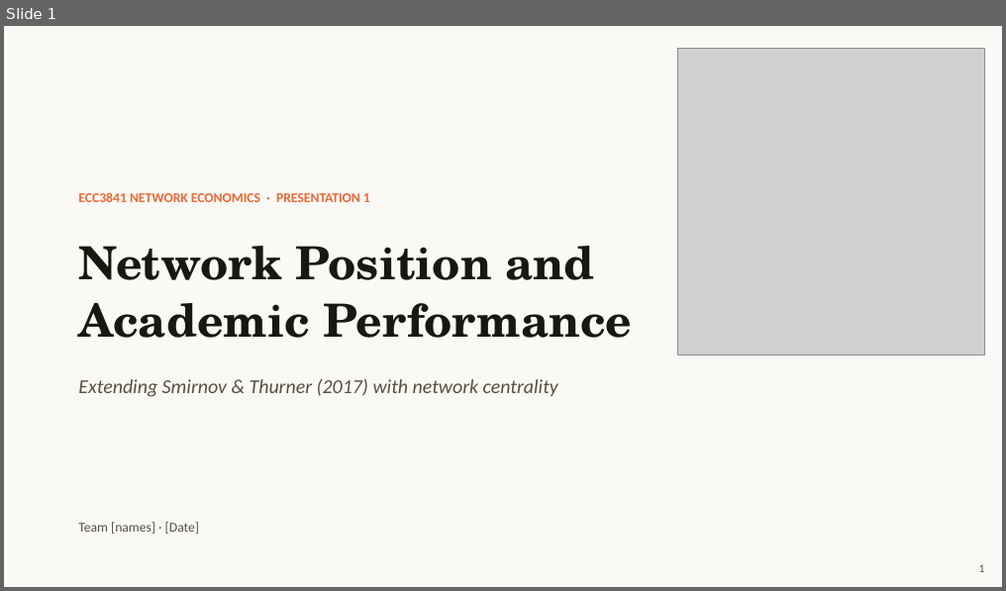
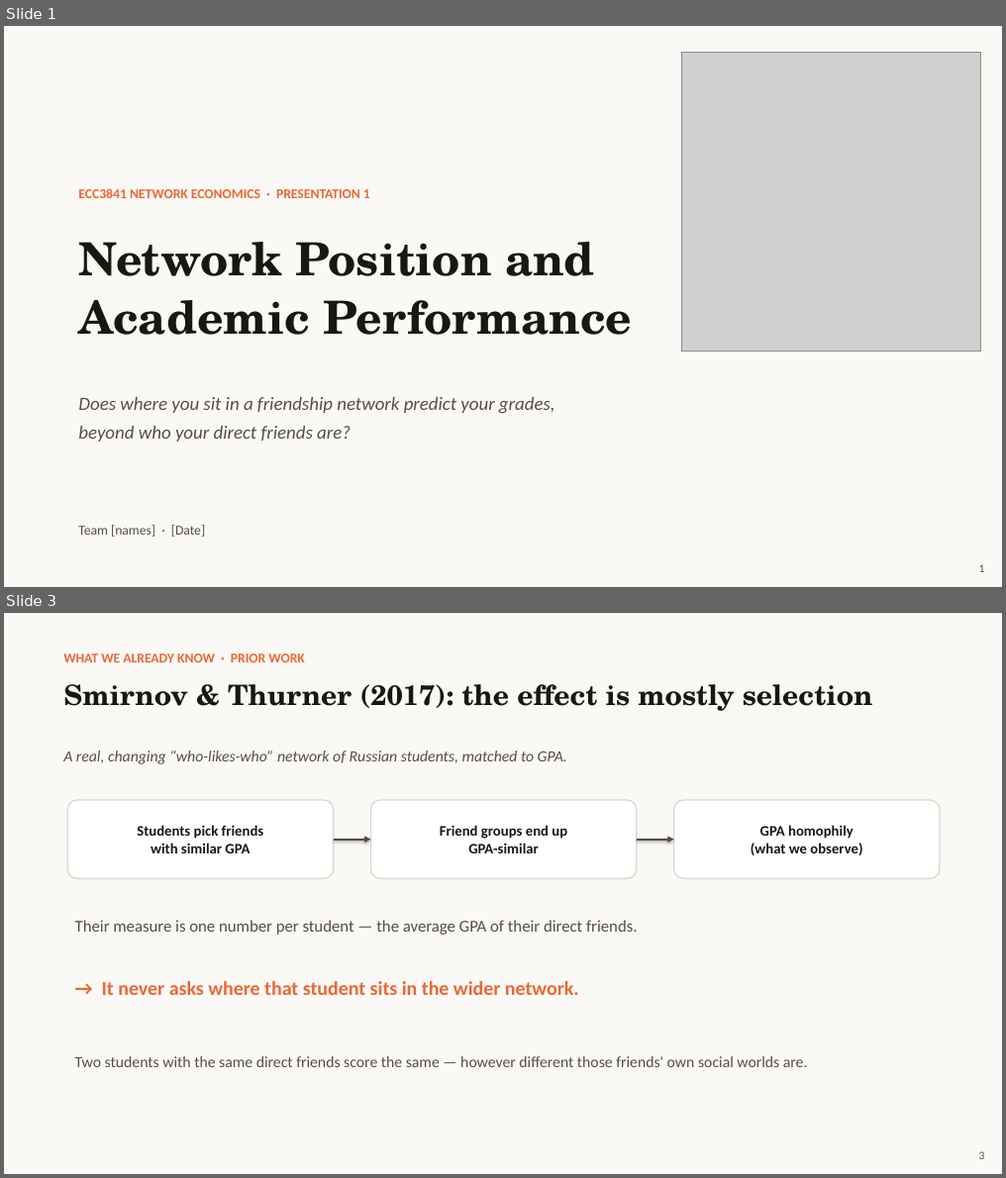
Before and after one commit to TingyingHuang/ECC3841-network-position-and-academic-performance, a slide deck: slides/Presentation1.pptx. Shown one above the other, each under a label of ours: slide 1 before the commit, slides 1 and 3 after it; the slides between them are not shown. The pictures are 1006x591 and 1006x1178 pixels, drawn with LibreOffice and Linux fonts; fonts in the diff are those of the drawing; grey boxes stand for pictures. Boxes give left, top, right and bottom in pixels: in the first picture for what was removed or moved away, otherwise in the second. Text is boxed around its words. In the diff, an @@ line names an element or a change of style, - is before the commit and + after.

```diff
--- a/slides/Presentation1.pptx
+++ b/slides/Presentation1.pptx
@@ slide 3 added at [4, 613, 1002, 1174], background #FFFFFF @@
@@ rectangle added at [4, 613, 1002, 1174], fill #FAF9F6 @@
@@ text added at [63, 654, 305, 663], 13 pt, text #EB6834, bold @@
+WHAT WE ALREADY KNOW · PRIOR WORK
@@ text added at [63, 684, 873, 711], 27 pt, text #19180F, bold @@
+Smirnov & Thurner (2017): the effect is mostly selection
@@ text added at [63, 751, 567, 764], 15 pt, text #55503F, italic @@
+A real, changing “who-likes-who” network of Russian students, matched to GPA.
@@ rounded rectangle added at [67, 800, 334, 878], fill #FFFFFF, outline #DDD8CD 1.25 pt, 14 pt, text #19180F, bold @@
+Students pick friends
+with similar GPA
@@ rounded rectangle added at [371, 800, 637, 878], fill #FFFFFF, outline #DDD8CD 1.25 pt, 14 pt, text #19180F, bold @@
+Friend groups end up
+GPA-similar
@@ rounded rectangle added at [674, 800, 940, 878], fill #FFFFFF, outline #DDD8CD 1.25 pt, 14 pt, text #19180F, bold @@
+GPA homophily
+(what we observe)
@@ arrow added from (334, 839) to (371, 839), #55503F 2 pt @@
@@ arrow added from (637, 839) to (674, 839), #55503F 2 pt @@
@@ text added at [75, 920, 637, 935], 16 pt, text #55503F @@
+Their measure is one number per student — the average GPA of their direct friends.
@@ text added at [102, 981, 579, 995], 19 pt, text #EB6834, bold @@
+→ It never asks where that student sits in the wider network.
@@ text added at [75, 1057, 808, 1067], 15 pt, text #55503F @@
+Two students with the same direct friends score the same — however different those friends' own social worlds are.
@@ text added at [979, 1152, 985, 1159], 11 pt, text #55503F @@
+3
@@ slide 1 changed as well @@
@@ picture: place and size @@
-picture at [678, 49, 985, 356]
+picture at [681, 52, 981, 352]
@@ text "ECC3841 NETWORK ECONOMICS · PRESENTATION ...": place and size @@
-text "ECC3841 NETWORK ECONOMICS · PRESENTATION ..." at [78, 192, 370, 202]
+text "ECC3841 NETWORK ECONOMICS · PRESENTATION ..." at [78, 188, 370, 198]
@@ text "Network Position and": place and size @@
-text "Network Position and" at [78, 246, 632, 338]
+text "Network Position and" at [78, 242, 632, 335]
@@ text at [78, 397, 555, 442]: text changed; size 19 to 18 pt @@
-Extending Smirnov & Thurner (2017) with network centrality
+Does where you sit in a friendship network predict your grades,
+beyond who your direct friends are?
@@ text "Team [names] · [Date]" rewrapped from [78, 522, 199, 534] to [78, 525, 205, 537] @@
```
Also in this commit, not shown: 3 other slides changed, 7 other slides added, 5 slides removed, 9 other files.
